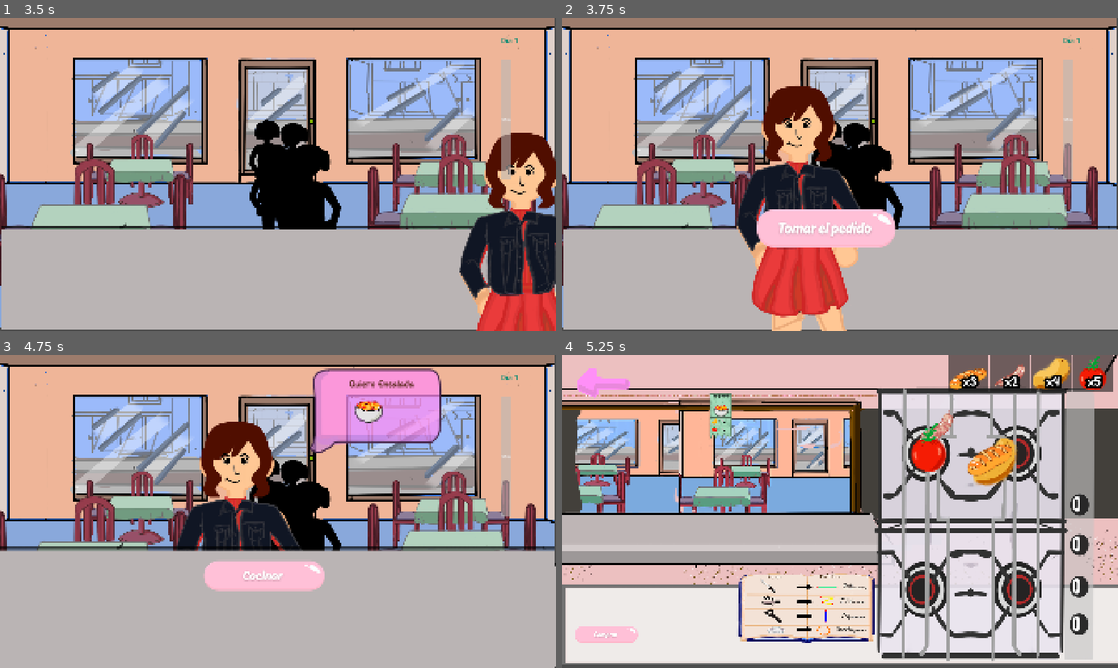
Above: before the commit, frames 1-4 (two rows, left to right).
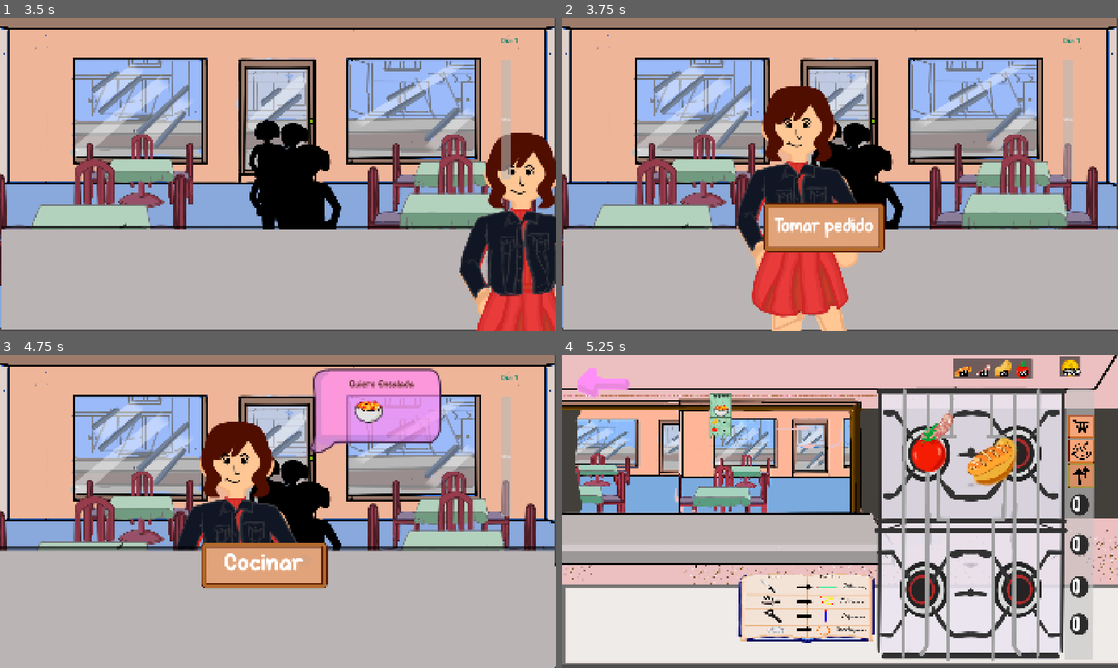
Above: after the commit, the same moments.

Repository: KimHana1/chorikazam
Game: Godot game, scene res://Escenas/control.tscn
Same seed, same stepped clock (60 frames per second), same inputs: the game is played once before the commit and once after it.
Inputs (mouse positions are in pixels of both pictures, inside the frame that each line leads up to; where the layout moved, square brackets give the same spot in the first picture):
- Up to frame 1 (3.5 s): click (272, 121) at 0.5 s; tap Enter at 1.25, 2.75 s; move the mouse to (400, 158) at 1.27 s; click (400, 158) at 1.42 s; tap Space at 2 s; move the mouse to (166, 190) at 2.02 s; click (166, 190) at 2.17 s; move the mouse to (333, 105) at 2.77 s; click (333, 105) at 2.92 s
- Up to frame 2 (3.75 s): move the mouse to (812, 237) at 3.52 s; click (812, 237) at 3.67 s
- Up to frame 3 (4.75 s): move the mouse to (444, 558) at 4.27 s; click (444, 558) at 4.42 s
- Up to frame 4 (5.25 s): click (828, 564) [828, 589] at 5 s

Frame 1 is identical in both runs. In frame 2, 3.6% of the frame differs, in the area x 35-61%, y 59-75%; in frame 3, 3.5%; in frame 4, 4.4%, in the area x 2-100%, y 0-92%.

Commit message:
Menu de botones  vertical (Compra, rerollll y mejoras)

Diff:
--- /dev/null
+++ b/Escenas/CocinaMenuBotones.tscn
@@ -0,0 +1,43 @@
+[gd_scene format=3 uid="uid://byg4haw4n017e"]
+
+[ext_resource type="Script" uid="uid://c6dkwhihnb2p8" path="res://Script/escena_principal.gd" id="1_q6m2r"]
+[ext_resource type="PackedScene" uid="uid://e7xc1xcaym4m" path="res://Comercio/comer/EscenasComercio/ui_ingrediente_inventario.tscn" id="2_kf0xp"]
+[ext_resource type="Texture2D" uid="uid://bjv6tmtjmv0oa" path="res://Sprites/ingredientes/carne.png" id="3_138ni"]
+[ext_resource type="Texture2D" uid="uid://cj5kfv0d3030t" path="res://Sprites/ingredientes/tomate.png" id="6_7e4lw"]
+
+[sub_resource type="CanvasItemMaterial" id="CanvasItemMaterial_yg8mm"]
+
+[node name="CocinaMenuBotones" type="GridContainer" unique_id=134098735]
+offset_left = 463.0
+offset_top = -6.0
+offset_right = 1155.0
+offset_bottom = 367.0
+script = ExtResource("1_q6m2r")
+
+[node name="UI Pan2" parent="." unique_id=991094107 groups=["ingrediente_global"] instance=ExtResource("2_kf0xp")]
+visible = false
+layout_mode = 2
+ingrediente_stringname = "carne"
+
+[node name="MarginContainer" parent="UI Pan2" index="0" unique_id=352211584]
+material = SubResource("CanvasItemMaterial_yg8mm")
+
+[node name="TextureRect" parent="UI Pan2/MarginContainer" index="0" unique_id=1733661662]
+texture = ExtResource("3_138ni")
+
+[node name="Label" parent="UI Pan2/MarginContainer" index="1" unique_id=614238358]
+text = "1"
+
+[node name="UI Pan4" parent="." unique_id=1445486424 groups=["ingrediente_global"] instance=ExtResource("2_kf0xp")]
+visible = false
+layout_mode = 2
+ingrediente_stringname = "tomate"
+
+[node name="TextureRect" parent="UI Pan4/MarginContainer" parent_id_path=PackedInt32Array(1445486424, 352211584) index="0" unique_id=1733661662]
+texture = ExtResource("6_7e4lw")
+
+[node name="Label" parent="UI Pan4/MarginContainer" parent_id_path=PackedInt32Array(1445486424, 352211584) index="1" unique_id=614238358]
+text = "1"
+
+[editable path="UI Pan2"]
+[editable path="UI Pan4"]
--- a/Escenas/cliente.tscn
+++ b/Escenas/cliente.tscn
@@ -6,8 +6,7 @@
 [ext_resource type="Texture2D" uid="uid://xp5f1cdphr7d" path="res://Sprites/cocinaYTicket/mezon.png" id="3_yuvmj"]
 [ext_resource type="FontFile" uid="uid://c1dgrcg0mmcth" path="res://fuente/Biro_Script_reduced.otf" id="4_vo5fx"]
 [ext_resource type="FontFile" uid="uid://dudv2hdvdaykx" path="res://fuente/Vanilla Caramel.otf" id="4_wd6nn"]
-[ext_resource type="Texture2D" uid="uid://mtwnf6ie8lit" path="res://Sprites/botones/BotonPedido.png" id="7_7uf5d"]
-[ext_resource type="Texture2D" uid="uid://cweq55ndmew2p" path="res://Sprites/botones/BotonCocinar.png" id="8_yuvmj"]
+[ext_resource type="Texture2D" uid="uid://d132m6gqtyeng" path="res://Sprites/Nuevos sprites/boton rectangular.png" id="6_kcrf7"]
 
 [sub_resource type="LabelSettings" id="LabelSettings_puucq"]
 font = ExtResource("4_wd6nn")
@@ -121,6 +120,15 @@
 
 [node name="CanvasLayer" type="CanvasLayer" parent="." unique_id=1964444807]
 
+[node name="mezon2" type="TextureRect" parent="CanvasLayer" unique_id=417845912]
+z_index = 2
+offset_left = -77.53418
+offset_top = -5137.709
+offset_right = 1842.4658
+offset_bottom = -3231.0422
+scale = Vector2(1, 1.7333338)
+texture = ExtResource("3_yuvmj")
+
 [node name="BarraTiempo" type="ProgressBar" parent="CanvasLayer" unique_id=933280775]
 offset_left = 1730.0
 offset_top = 144.0
@@ -141,52 +149,65 @@
 anchor_top = 0.5
 anchor_right = 1.0
 anchor_bottom = 0.5
-offset_left = -1299.3335
-offset_top = 1.000061
-offset_right = -991.3335
-offset_bottom = 309.00006
+offset_left = -1229.0
+offset_top = 57.0
+offset_right = -745.0
+offset_bottom = 365.0
 grow_horizontal = 0
 grow_vertical = 2
-scale = Vector2(1.9105723, 1.7755573)
+scale = Vector2(0.9175755, 0.85273296)
 theme = SubResource("Theme_dffsu")
 theme_override_font_sizes/font_size = 35
-icon = ExtResource("8_yuvmj")
+icon = ExtResource("6_kcrf7")
 flat = true
 metadata/_edit_use_anchors_ = true
+
+[node name="Label" type="Label" parent="CanvasLayer/ButtonCocinar" unique_id=2005862480]
+z_index = 1
+layout_mode = 0
+offset_left = 90.45578
+offset_top = 77.39819
+offset_right = 457.45578
+offset_bottom = 354.3982
+theme_override_fonts/font = ExtResource("4_wd6nn")
+theme_override_font_sizes/font_size = 100
+text = "Cocinar
+"
 
 [node name="ButtonTomarPedido" type="Button" parent="CanvasLayer" unique_id=130144349]
 z_index = 3
-offset_left = 577.3331
-offset_top = 444.33334
-offset_right = 885.3331
-offset_bottom = 752.3334
-scale = Vector2(2.2, 2.2666667)
+offset_left = 692.0
+offset_top = 586.0
+offset_right = 1176.0
+offset_bottom = 894.0
+scale = Vector2(0.88, 0.90666664)
 theme = SubResource("Theme_5jc13")
 theme_override_colors/font_color = Color(0.0021761383, 0.00023052815, 0, 1)
 theme_override_colors/font_focus_color = Color(0.98342556, 0.9449602, 0.8779431, 1)
 theme_override_fonts/font = ExtResource("4_vo5fx")
 theme_override_font_sizes/font_size = 26
-icon = ExtResource("7_7uf5d")
+icon = ExtResource("6_kcrf7")
 flat = true
 metadata/_edit_use_anchors_ = true
 
-[node name="mezon" type="TextureRect" parent="CanvasLayer/ButtonTomarPedido" unique_id=1330087713]
-z_index = 2
-layout_mode = 0
-offset_left = -297.66696
-offset_top = -2462.6658
-offset_right = 1622.333
-offset_bottom = -555.999
-scale = Vector2(1, 1.7333338)
-texture = ExtResource("3_yuvmj")
-
-[node name="mezon2" type="TextureRect" parent="CanvasLayer/ButtonTomarPedido" unique_id=417845912]
-z_index = 2
-layout_mode = 0
-offset_left = -297.66696
-offset_top = -2462.6658
-offset_right = 1622.333
-offset_bottom = -555.999
+[node name="Label2" type="Label" parent="CanvasLayer/ButtonTomarPedido" unique_id=736509100]
+z_index = 1
+layout_mode = 0
+offset_left = 45.454548
+offset_top = 97.05881
+offset_right = 563.4545
+offset_bottom = 374.0588
+theme_override_fonts/font = ExtResource("4_wd6nn")
+theme_override_font_sizes/font_size = 75
+text = "Tomar pedido
+"
+
+[node name="mezon" type="TextureRect" parent="CanvasLayer" unique_id=1330087713]
+z_index = 2
+offset_left = -77.53418
+offset_top = -5137.709
+offset_right = 1842.4658
+offset_bottom = -3231.0422
 scale = Vector2(1, 1.7333338)
 texture = ExtResource("3_yuvmj")
 
--- a/Escenas/cocina.tscn
+++ b/Escenas/cocina.tscn
@@ -8,7 +8,7 @@
 [ext_resource type="AudioStream" uid="uid://sii4cwmtfbhp" path="res://Sonidos/Emplatar.ogg" id="5_3hswh"]
 [ext_resource type="PackedScene" uid="uid://co7qus1c8rpcm" path="res://Escenas/pan.tscn" id="5_h561l"]
 [ext_resource type="PackedScene" uid="uid://0et0ieu0v3re" path="res://tomate.tscn" id="6_jqnxx"]
-[ext_resource type="Texture2D" uid="uid://bm6rh1l7fubce" path="res://Sprites/botones/BotonComprar.png" id="9_h561l"]
+[ext_resource type="Texture2D" uid="uid://cbaglq1r1i0ya" path="res://Sprites/Nuevos sprites/Boton 1 comerciar.png" id="9_bc6bn"]
 [ext_resource type="AudioStream" uid="uid://cgk6whre8boor" path="res://Sonidos/CorteVertical.ogg" id="9_t875h"]
 [ext_resource type="AudioStream" uid="uid://oeta0qaciiva" path="res://Sonidos/Pelar.ogg" id="10_3hswh"]
 [ext_resource type="Script" uid="uid://beb3jfy62fpyo" path="res://Script/boton.gd" id="10_3j4mf"]
@@ -16,11 +16,15 @@
 [ext_resource type="Texture2D" uid="uid://bojvum4c5v573" path="res://Sprites/libro/libroDePasos2.png" id="11_2xkeu"]
 [ext_resource type="AudioStream" uid="uid://bwl5uo5c3n36p" path="res://Sonidos/Cocinar1.ogg" id="11_unjm0"]
 [ext_resource type="Texture2D" uid="uid://du4ns11k7t85o" path="res://Sprites/libro/libroDePasos.png" id="12_0obbl"]
-[ext_resource type="Script" uid="uid://d3eq4oo7cqf6w" path="res://Escenas/area_cambio.gd" id="13_0j7s7"]
+[ext_resource type="Script" uid="uid://d3eq4oo7cqf6w" path="res://Script/area_cambio.gd" id="13_0j7s7"]
 [ext_resource type="Texture2D" uid="uid://bdxr4n5uwcyky" path="res://Sprites/botones/flecha come back foward.png" id="14_2xkeu"]
 [ext_resource type="Texture2D" uid="uid://pifcv4qgfqfg" path="res://Sprites/cocinaYTicket/soga.png" id="15_0obbl"]
 [ext_resource type="PackedScene" uid="uid://ldesc7fy78pa" path="res://Comercio/comer/EscenasComercio/InventarioGlobal.tscn" id="16_0j7s7"]
-[ext_resource type="Script" uid="uid://bjogephvbxjiw" path="res://Escenas/audio_hechizos.gd" id="17_0tcp2"]
+[ext_resource type="Script" uid="uid://bjogephvbxjiw" path="res://Script/audio_hechizos.gd" id="17_0tcp2"]
+[ext_resource type="PackedScene" uid="uid://bjahk0e8c34q7" path="res://Comercio/comer/EscenasComercio/monedas.tscn" id="22_bc6bn"]
+[ext_resource type="PackedScene" uid="uid://byg4haw4n017e" path="res://Escenas/CocinaMenuBotones.tscn" id="23_phr1r"]
+[ext_resource type="Texture2D" uid="uid://dyw2t2776xxhd" path="res://Sprites/Nuevos sprites/Boton re re roll.png" id="24_54gm1"]
+[ext_resource type="Texture2D" uid="uid://dkbwuw8o1c82l" path="res://Sprites/Nuevos sprites/boton mejoras 1.png" id="25_706pu"]
 
 [sub_resource type="ParticleProcessMaterial" id="ParticleProcessMaterial_phr1r"]
 particle_flag_disable_z = true
@@ -154,15 +158,6 @@
 [node name="CollisionShape2D" type="CollisionShape2D" parent="Area2D4" unique_id=305020257]
 shape = SubResource("RectangleShape2D_jqnxx")
 
-[node name="Botoncompra" type="Button" parent="." unique_id=644952575]
-layout_mode = 0
-offset_left = 1.0000008
-offset_top = 840.0
-offset_right = 309.0
-offset_bottom = 1148.0
-icon = ExtResource("9_h561l")
-flat = true
-
 [node name="Node2D" type="Node2D" parent="." unique_id=471806195]
 position = Vector2(844.0006, 873.00006)
 scale = Vector2(0.7200007, 0.6008905)
@@ -232,11 +227,11 @@
 
 [node name="UI  Inventario Global" parent="." unique_id=134098735 instance=ExtResource("16_0j7s7")]
 layout_mode = 0
-offset_left = 1332.001
-offset_top = 2.0
-offset_right = 2224.001
-offset_bottom = 222.0
-scale = Vector2(0.64000034, 0.55999976)
+offset_left = 1352.0
+offset_top = 14.0
+offset_right = 2244.0
+offset_bottom = 234.0
+scale = Vector2(0.305, 0.305)
 
 [node name="AudioHechizos" type="AudioStreamPlayer2D" parent="." unique_id=1900255918]
 volume_db = 0.105
@@ -246,7 +241,38 @@
 sonido_calentar = ExtResource("11_unjm0")
 sonido_emplatar = ExtResource("5_3hswh")
 
-[connection signal="pressed" from="Botoncompra" to="." method="_on_botoncompra_pressed"]
+[node name="Monedas" parent="." unique_id=838206148 instance=ExtResource("22_bc6bn")]
+layout_mode = 0
+offset_left = 1720.0
+offset_top = 7.0
+offset_right = 1920.0
+offset_bottom = 207.0
+scale = Vector2(0.352, 0.346)
+
+[node name="CocinaMenuBotones" parent="." unique_id=1696188397 instance=ExtResource("23_phr1r")]
+layout_mode = 0
+offset_left = 1748.0013
+offset_top = 204.0
+offset_right = 2440.0015
+offset_bottom = 1096.0
+scale = Vector2(0.2596105, 0.23576787)
+
+[node name="Botoncompra" type="Button" parent="CocinaMenuBotones" unique_id=644952575]
+layout_mode = 2
+icon = ExtResource("9_bc6bn")
+flat = true
+
+[node name="BotonReroll" type="Button" parent="CocinaMenuBotones" unique_id=1740178041]
+layout_mode = 2
+icon = ExtResource("24_54gm1")
+flat = true
+
+[node name="BotonMejoras" type="Button" parent="CocinaMenuBotones" unique_id=1226806769]
+layout_mode = 2
+icon = ExtResource("25_706pu")
+flat = true
+
 [connection signal="input_event" from="Node2D/AreaCambio" to="Node2D/AreaCambio" method="_on_input_event"]
 [connection signal="pressed" from="BotonAtencion" to="." method="_on_boton_atencion_pressed"]
 [connection signal="pressed" from="BotonAtencion2" to="." method="_on_boton_atencion_pressed"]
+[connection signal="pressed" from="CocinaMenuBotones/Botoncompra" to="." method="_on_botoncompra_pressed"]
Renamed: Escenas/area_cambio.gd -> Script/area_cambio.gd
Renamed: Escenas/area_cambio.gd.uid -> Script/area_cambio.gd.uid
Renamed: Escenas/audio_hechizos.gd -> Script/audio_hechizos.gd
Renamed: Escenas/audio_hechizos.gd.uid -> Script/audio_hechizos.gd.uid
Not shown, added: Sprites/Nuevos sprites/Boton 1 comerciar.png.import
Not shown, added: Sprites/Nuevos sprites/Boton 2 comerciar.png.import
Not shown, added: Sprites/Nuevos sprites/Boton re re roll 2.png.import
Not shown, added: Sprites/Nuevos sprites/Boton re re roll.png.import
Not shown, added: Sprites/Nuevos sprites/Plato pan chorizo 2.png.import
Not shown, added: Sprites/Nuevos sprites/Plato papa 2.png.import
Not shown, added: Sprites/Nuevos sprites/Plato papa tomate 2.png.import
Not shown, added: Sprites/Nuevos sprites/Plato tomate cortada.png.import
(and 15 more such lines)
